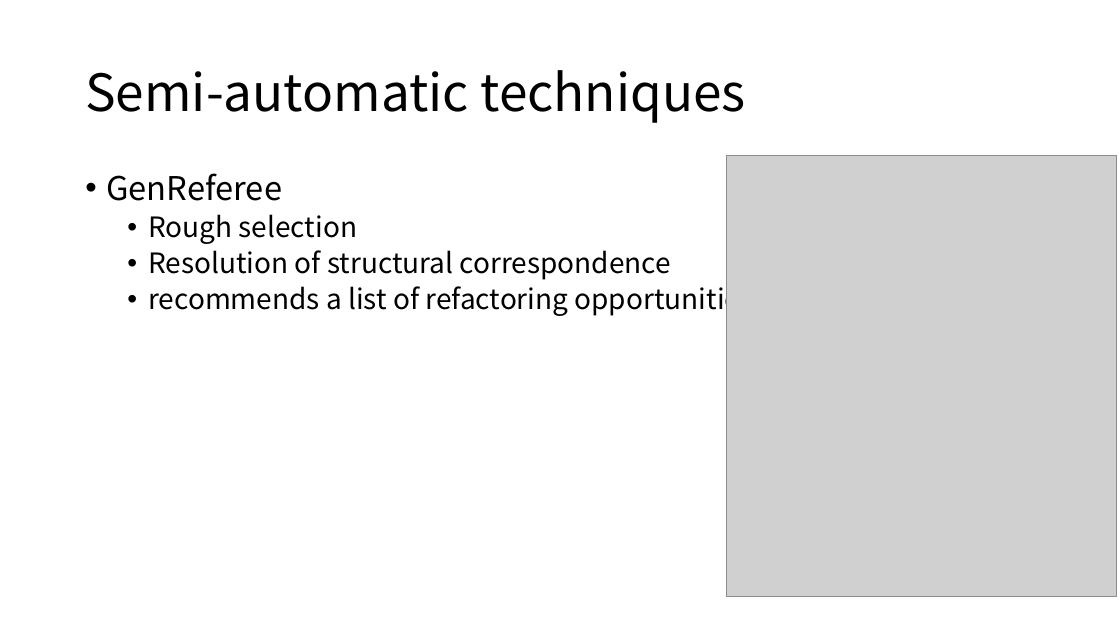
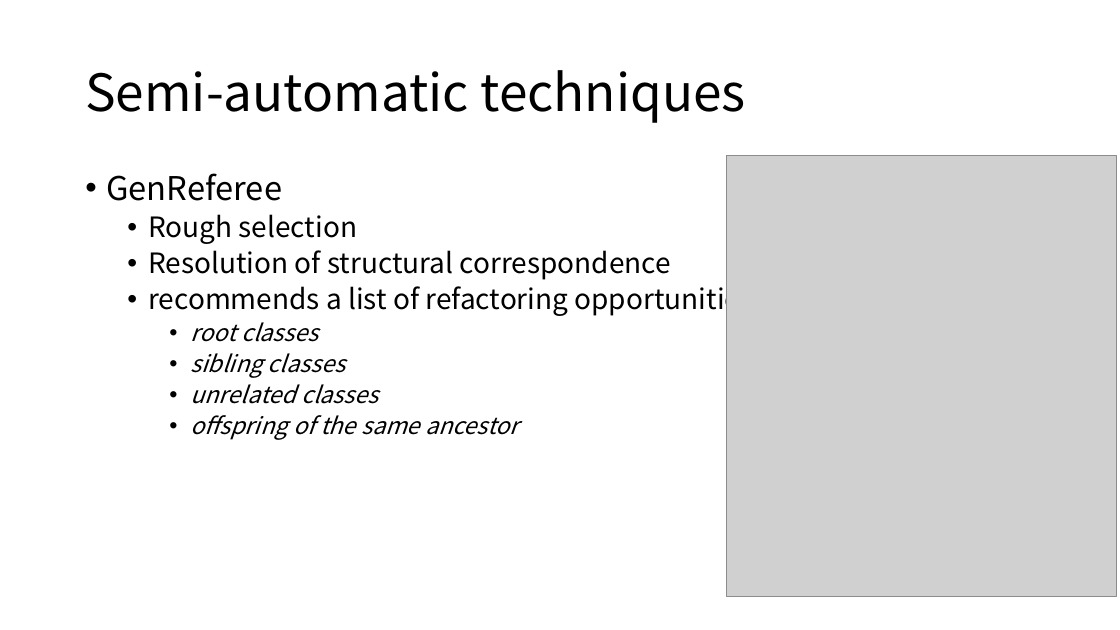
Before and after one commit to NJUcoder/software-maintenance-and-evolution, a slide deck: slide 10 of MF1833061-沈思远 课程报告/课程报告.pptx. Drawn at 1120x630 pixels with LibreOffice and Linux fonts; fonts in the diff are those of the drawing; grey boxes stand for pictures. Boxes give left, top, right and bottom in pixels: in the first picture for what was removed or moved away, otherwise in the second. Text is boxed around its words. In the diff, an @@ line names an element or a change of style, - is before the commit and + after.

Commit message:
add some remarks to the semi-automatic slides

```diff
--- a/MF1833061-沈思远 课程报告/课程报告.pptx
+++ b/MF1833061-沈思远 课程报告/课程报告.pptx
@@ text at (x1=190, y1=322, x2=519, y2=440): paragraphs added @@
+    • root classes
+    • sibling classes
+    • unrelated classes
+    • offspring of the same ancestor
```
Also in this commit, not shown: 2 other slides changed, 1 other file.
